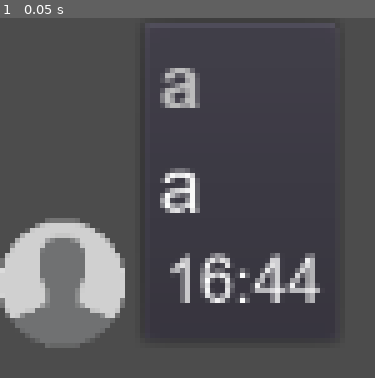
Above: before the commit, frame 1.
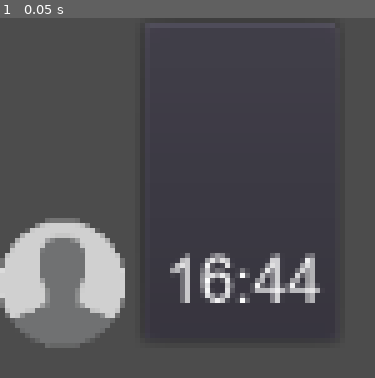
Above: after the commit, the same moment.

Repository: LeshaLukash/The-Chat-Prototype
Game: Godot game, scene res://message.tscn
Same seed, same stepped clock (60 frames per second), same inputs: the game is played once before the commit and once after it.
Inputs:
- Up to frame 1 (0.05 s): no input

The runs differ from the first frame. In frame 1, 1.9% of the frame differs, in the area x 42-54%, y 13-55%.
Error before the commit: Invalid set index 'bbcode_text' (on base: 'null instance') with value of type 'String'. (res://message.gd:39)
Error after the commit: Invalid set index 'bbcode_text' (on base: 'null instance') with value of type 'String'. (res://message.gd:41)

Commit message:
Message
Добавил базовый функционал по изменению размера сообщений в зависимости от текста

Diff:
--- a/message.gd
+++ b/message.gd
@@ -6,7 +6,9 @@
 
 signal avatar_pressed # Сигнал нажатия аватарки
 
-const LINE_MAX_LENGTH := 400 # Макс. длина строки сообщения (в пикселях!)
+const LINE_MAX_LENGTH := 400 	# Макс. длина строки сообщения (в пикселях!)
+const SENDER_MAX_LENGTH := 40	# Макс. длина имени (в символах!)
+const LOST_LETTER_SIZE := 14	# Длина, которую нужно прибавлять к ширине панели
 
 # Константы тегов, форматирующих имя отправителя и время в тексте сообщения
 const TIME_TAGS_START := "[right][font=fonts/arial_time.tres]"
@@ -28,36 +30,52 @@
 var avatar_texture # Текстура аватарки
 
 
+# Обновить содержимое сообщения
 func update_message() -> void:
+	# Подгатавливаем строку с именем отправителя
 	var sender_formatted: String = SENDER_TAGS_START + sender + SENDER_TAGS_END
+	# Подгатавливаем строку со временем
+	var time_formatted: String = TIME_TAGS_START + get_time_status() + TIME_TAGS_END
 
-	var time_formatted: String = TIME_TAGS_START + time
-	if is_edited:
-		time_formatted += ", изменено"
-	time_formatted += TIME_TAGS_END
-
+	# Обновляем содержимое сообщения
 	get_node("%Text").bbcode_text = sender_formatted + "\n" + text + "\n" + time_formatted
+	get_node("%Panel").rect_min_size.x = set_panel_width()
 
 
-func set_panel_size() -> void:
-	pass
+# Обновить ширину панели, в зависимости от размера содержимого
+func set_panel_width() -> int:
+	var sender_length: int = $TextFormatter.get_line_pixel_length(sender, sender_font)
+	var text_longest_line: String = $TextFormatter.get_longest_text_line(text, text_font)
+	var text_length: int = $TextFormatter.get_line_pixel_length(text_longest_line, text_font)
+	var time_length: int = $TextFormatter.get_line_pixel_length(get_time_status(), time_font)
+
+	var length_to_compare: Array = [sender_length, time_length, text_length]
+	var panel_width: int = length_to_compare.max() + LOST_LETTER_SIZE
+	return panel_width
 
 
-func set_edited(value: bool):
-	is_edited = value
-	update_message()
+# Получаем строку со временем + подписью "изменено" (если нужно)
+func get_time_status() -> String:
+	if is_edited:
+		return time + ", изменено"
+	return time
 
 
 func set_sender(value: String):
-	if value.empty():
+	if value.empty(): # Если значения нет - ставим пробел
 		sender = " "
 	else:
-		sender = value
+		sender = value.substr(0, SENDER_MAX_LENGTH - 1) # Задаём имя, не превышающее по длине лимит
 	update_message()
 
 
 func set_text(value: String):
 	text = value
+	update_message()
+
+
+func set_edited(value: bool):
+	is_edited = value
 	update_message()
 
 
--- a/message.tscn
+++ b/message.tscn
@@ -10,8 +10,7 @@
 margin_bottom = 72.0
 rect_pivot_offset = Vector2( -513, -236 )
 script = ExtResource( 2 )
-sender = "a"
-text = "a"
+sender = " "
 time = "16:44"
 
 [node name="HBoxContainer" type="HBoxContainer" parent="."]
@@ -33,7 +32,7 @@
 margin_left = 44.0
 margin_right = 110.0
 margin_bottom = 105.0
-rect_min_size = Vector2( 0.128, 0 )
+rect_min_size = Vector2( 64, 0 )
 size_flags_horizontal = 3
 theme = ExtResource( 1 )
 
@@ -46,11 +45,11 @@
 rect_min_size = Vector2( 52, 91 )
 rect_clip_content = false
 bbcode_enabled = true
-bbcode_text = "[color=silver][font=fonts/arial_sender_name.tres]a[/font][/color]
-a
+bbcode_text = "[color=silver][font=fonts/arial_sender_name.tres] [/font][/color]
+
 [right][font=fonts/arial_time.tres]16:44[/font][/right]"
-text = "a
-a
+text = "
+
 16:44"
 fit_content_height = true
 scroll_active = false
